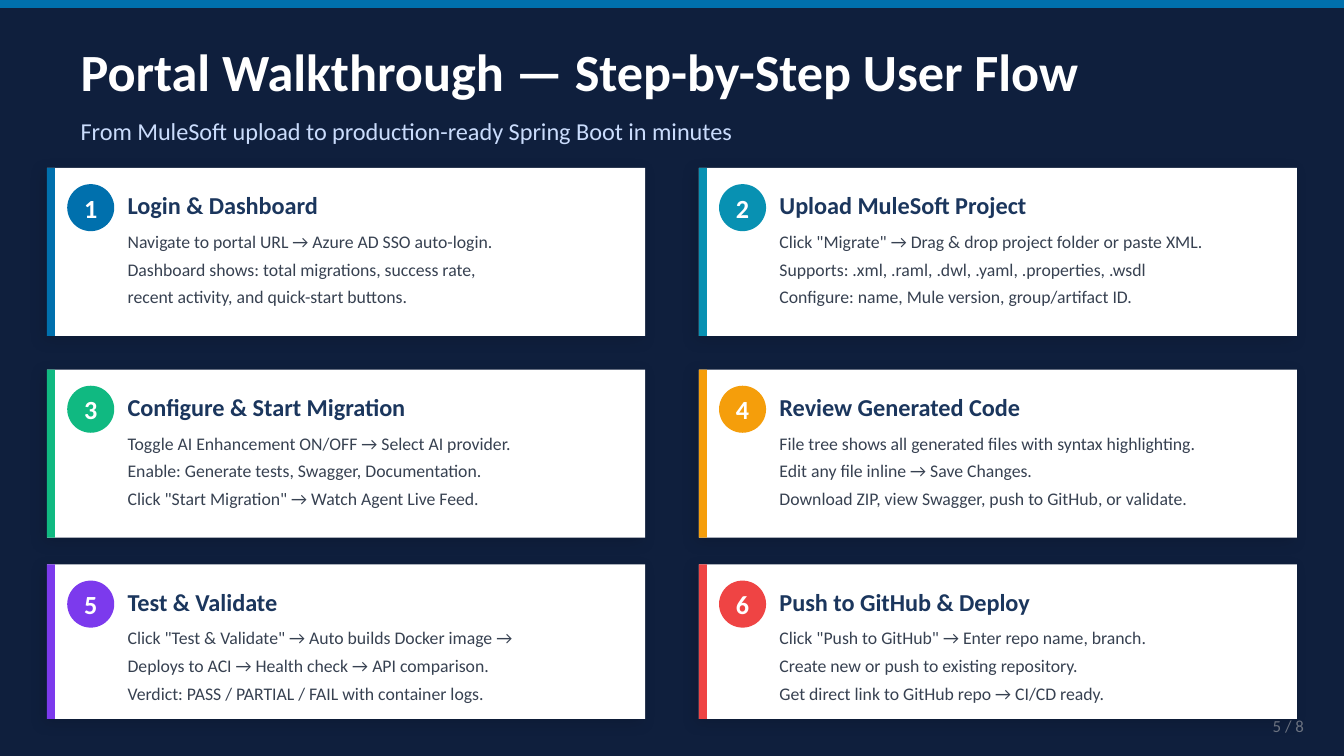
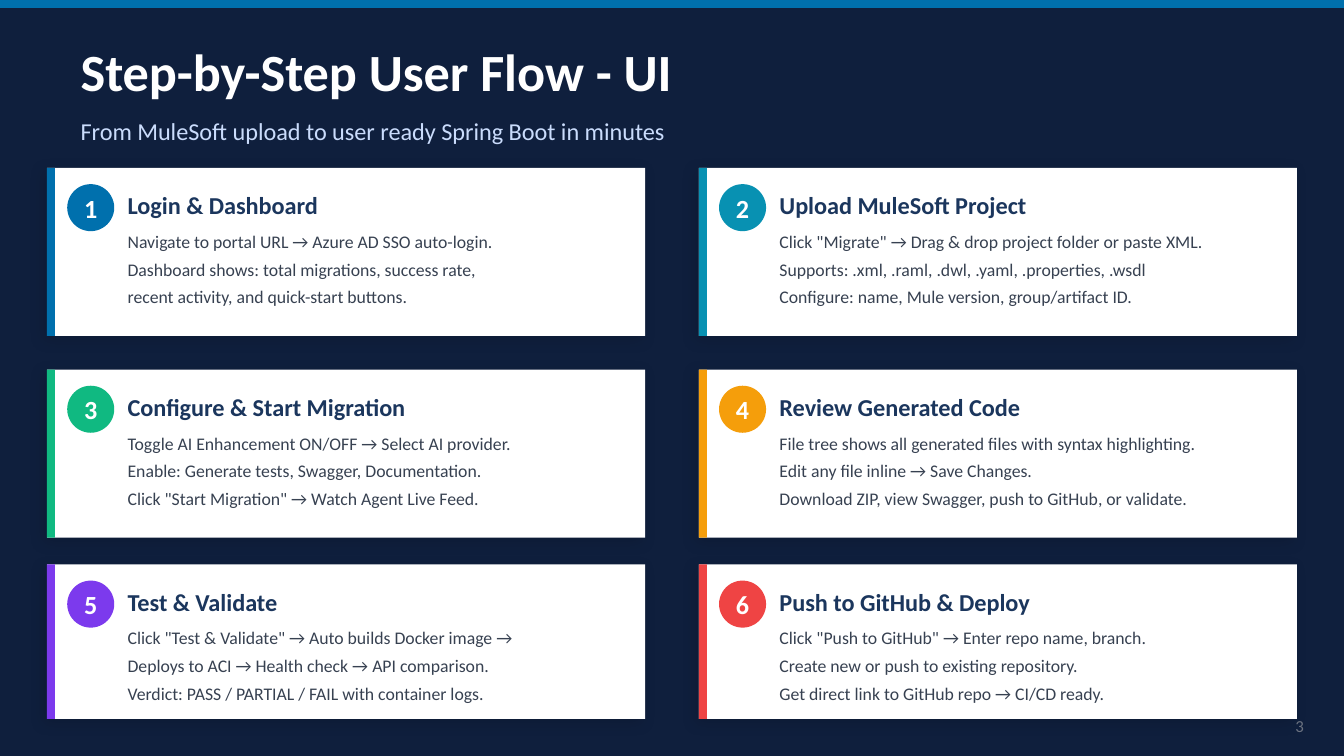
Before and after one commit to harinadh70/mule-migrator, a slide deck: slide 3 of MuleSoft-to-SpringBoot-Migrator-Technical-Presentation.pptx (slide 5 before the commit). Drawn at 1344x756 pixels with LibreOffice and Linux fonts; fonts in the diff are those of the drawing. Boxes give left, top, right and bottom in pixels: in the first picture for what was removed or moved away, otherwise in the second. Text is boxed around its words. In the diff, an @@ line names an element or a change of style, - is before the commit and + after.

```diff
--- a/MuleSoft-to-SpringBoot-Migrator-Technical-Presentation.pptx
+++ b/MuleSoft-to-SpringBoot-Migrator-Technical-Presentation.pptx
@@ text at (81,54,672,100): text changed @@
-Portal Walkthrough — Step-by-Step User Flow
+Step-by-Step User Flow - UI
@@ text at (81,123,665,144): text changed @@
-From MuleSoft upload to production-ready Spring Boot in minutes
+From MuleSoft upload to user ready Spring Boot in minutes
@@ text at (1295,718,1304,732): text changed @@
-5 / 8
+3
```
Also in this commit, not shown: 3 other slides changed, 9 slides added, 4 slides removed.
